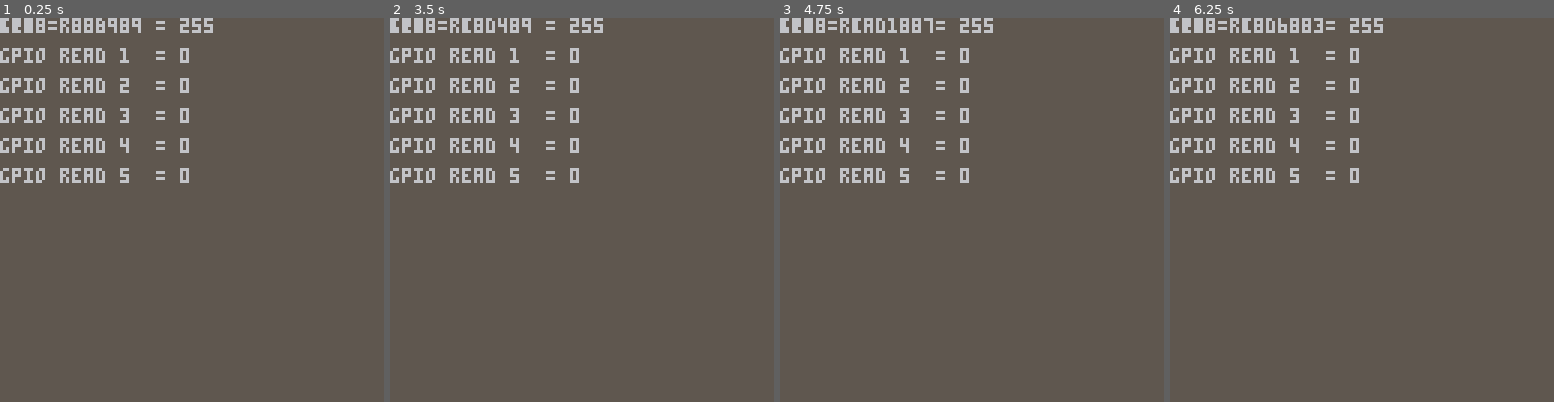
Above: before the commit, frames 1-4 (left to right).
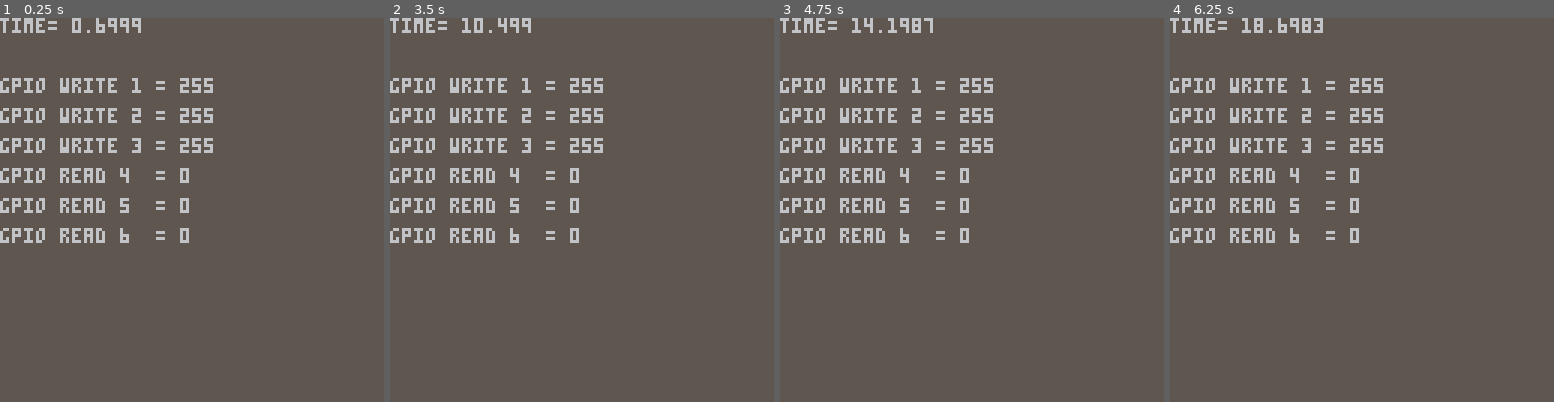
Above: after the commit, the same moments.

Repository: kaosbeat/sha17
Game: PICO-8 cartridge gpiotest2.p8
Same seed, same stepped clock (60 frames per second), same inputs: the game is played once before the commit and once after it.
Inputs:
- Up to frame 1 (0.25 s): no input
- Up to frame 2 (3.5 s): no input
- Up to frame 3 (4.75 s): no input
- Up to frame 4 (6.25 s): no input

The runs differ from the first frame. In frame 1, 4.1% of the frame differs, in the area x 0-56%, y 0-59%; in frame 2, 4.1%; in frame 3, 4.1%; in frame 4, 4.1%.

Commit message:
flaashing the gpiovalues on the screen

Diff:
--- a/gpiotest2.p8
+++ b/gpiotest2.p8
@@ -11,43 +11,33 @@
 print ("time= "..t,0,0)
 val = 0
 if (t % 2 < 1) then val = 255 end
--- for var=1,3,1 do
---      setgpio(var, val)
---  -- loop code
---      -- readandprint(var)
--- end
-
-for var=0,5,1 do
+
+for var=1,3,1 do
+     setgpio(var, val)
+ -- loop code
+     -- readandprint(var)
+end
+
+
+for var=4,6,1 do
      -- sethigh(var)
  -- loop code
      readandprint(var)
 end
-…(6 lines of a section not shown)…
-  val = 0
-  if (t % 2 < 1) then val = 255 end
-  if (mode == 0) then poke(0x5f82, val) end
-  if (mode == 1) then
-    readin = peek(0x5f82)
-    if (readin == 255) then circfill(20,64,4,val/11) end
-  end
   t += 0.1
 end
 
 function setgpio(gpio,val)
-    print("gpio write "..gpio, 0, 10*gpio)
+    print("gpio write "..gpio.." = "..val , 0, 10*(gpio+1))
     poke(0x5f82+gpio, val)
  --
 end
 
 function readandprint(gpio)
    gpioval = peek("0x5f82"+gpio)
-   print("gpio read "..gpio.."  = "..gpioval, 0, 10*gpio)
-end
+   print("gpio read "..gpio.."  = "..gpioval, 0, 10*(gpio+1))
+end
+
 
 __gfx__
 00000000000000000000000000000000000000000000000000000000000000000000000000000000000000000000000000000000000000000000000000000000
